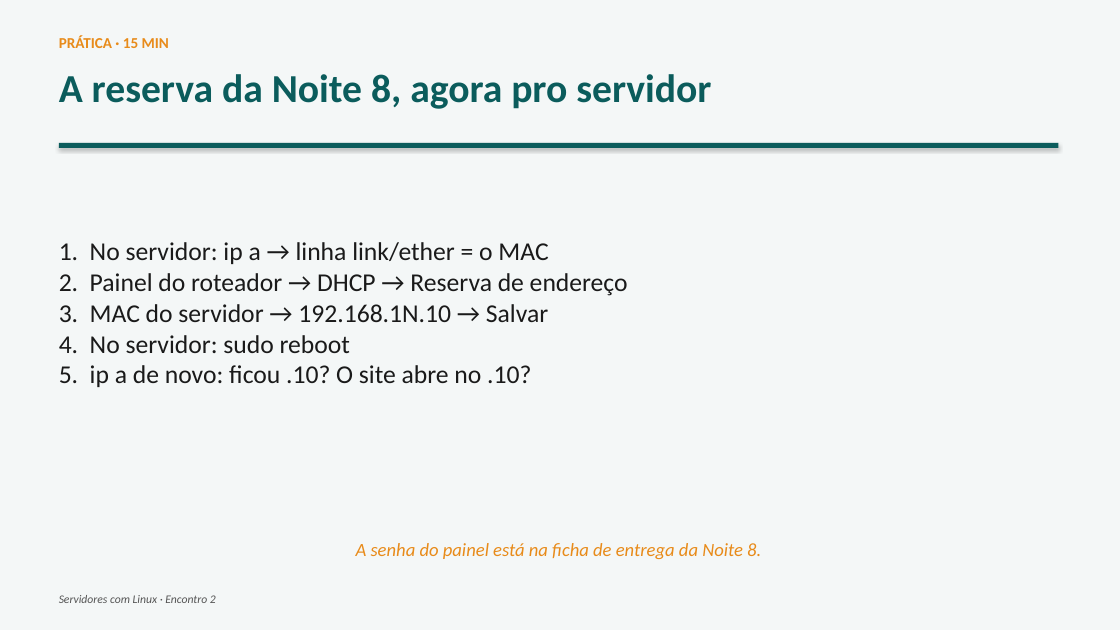
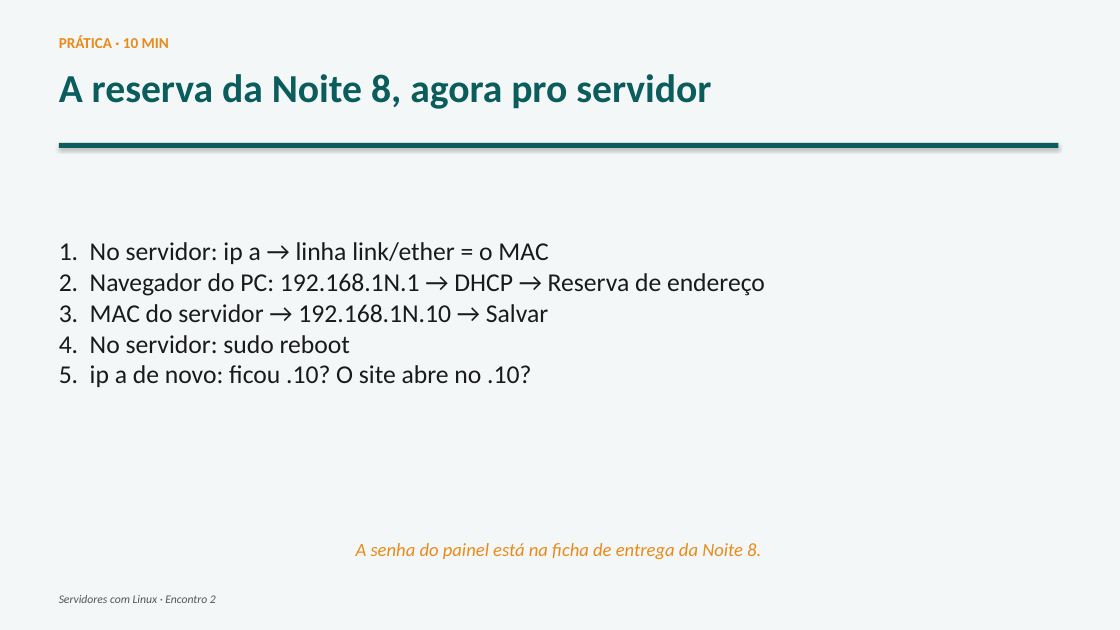
Before and after one commit to joninedel-prog/gerador_contratos, a slide deck: slide 6 of Aula - Servidores 2 - Pastas, usuarios e acesso de longe.pptx (slide 12 before the commit). Drawn at 1120x630 pixels with LibreOffice and Linux fonts; fonts in the diff are those of the drawing. Boxes give left, top, right and bottom in pixels: in the first picture for what was removed or moved away, otherwise in the second. Text is boxed around its words. In the diff, an @@ line names an element or a change of style, - is before the commit and + after.

```diff
--- a/Aula - Servidores 2 - Pastas, usuarios e acesso de longe.pptx
+++ b/Aula - Servidores 2 - Pastas, usuarios e acesso de longe.pptx
@@ text at <box>59,35,169,48</box>: text changed @@
-PRÁTICA · 15 MIN
+PRÁTICA · 10 MIN
@@ text at <box>59,273,765,296</box>: text changed @@
-2. Painel do roteador → DHCP → Reserva de endereço
+2. Navegador do PC: 192.168.1N.1 → DHCP → Reserva de endereço
```
Also in this commit, not shown: 16 other slides changed, 8 slides added, 2 slides removed, 5 other files.
